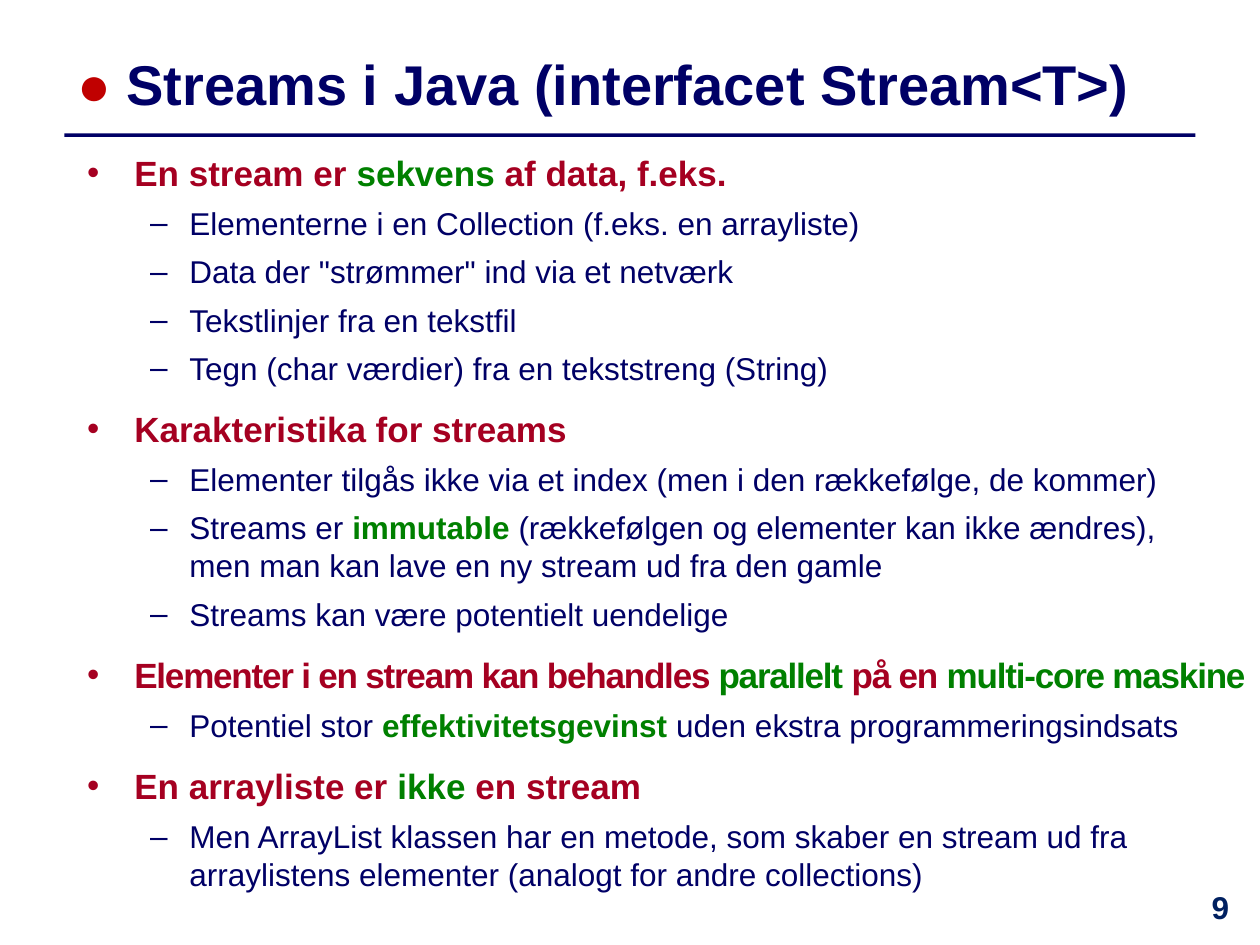
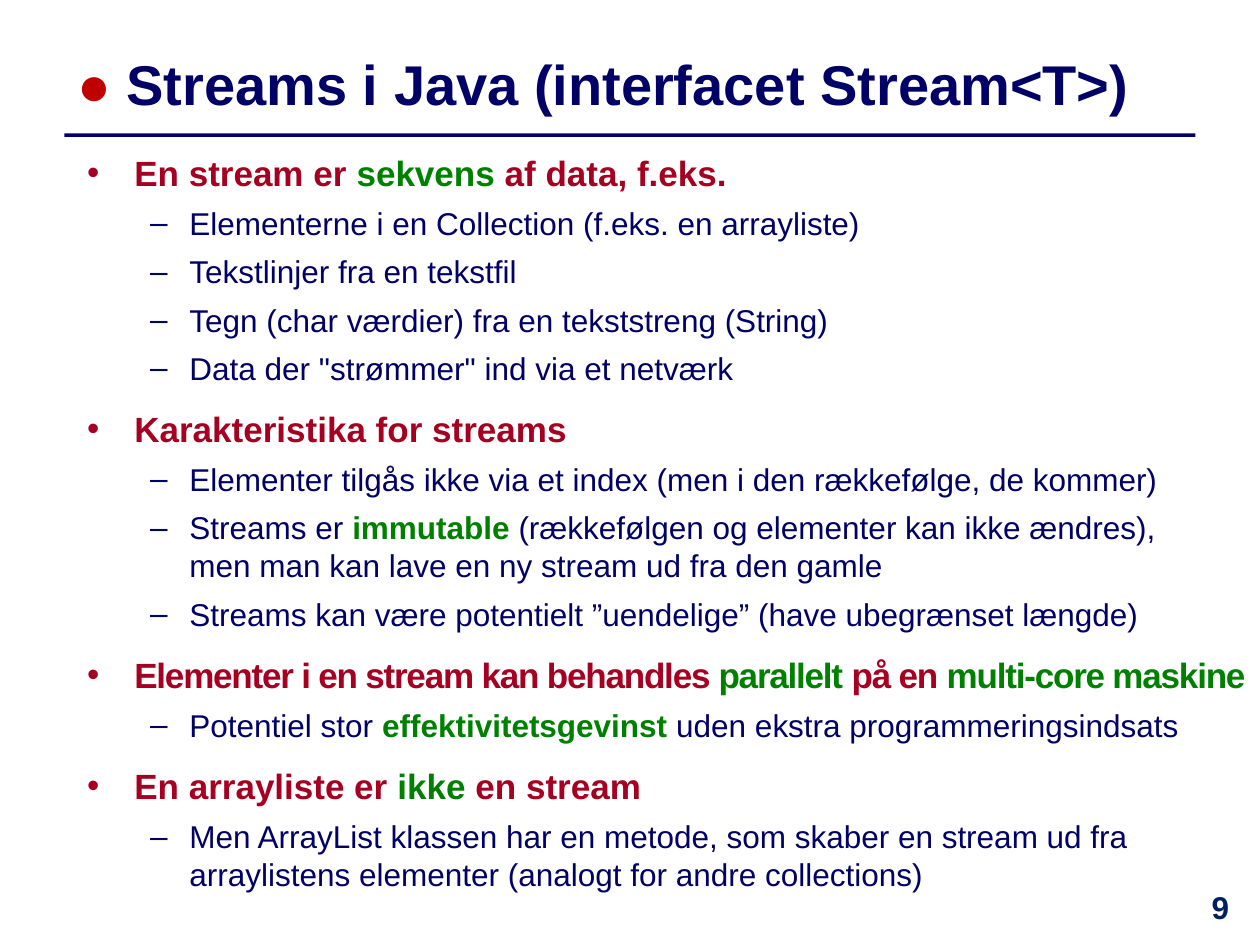
Before and after one commit to IntProgAU/Materiale, a slide deck: slide 9 of web/e22/uge_5b/Slides-Uge5-Torsdag.pptx. Drawn at 1260x945 pixels with LibreOffice and Linux fonts; fonts in the diff are those of the drawing. Boxes give left, top, right and bottom in pixels: in the first picture for what was removed or moved away, otherwise in the second. Text is boxed around its words. In the diff, an @@ line names an element or a change of style, - is before the commit and + after.

```diff
--- a/web/e22/uge_5b/Slides-Uge5-Torsdag.pptx
+++ b/web/e22/uge_5b/Slides-Uge5-Torsdag.pptx
@@ text at (189,260,733,284): paragraph removed @@
-  – Data der "strømmer" ind via et netværk
@@ text at (189,357,733,381): paragraph added @@
+  – Data der "strømmer" ind via et netværk
@@ text at (189,603,1138,632): text changed @@
-  – Streams kan være potentielt uendelige
+  – Streams kan være potentielt ”uendelige” (have ubegrænset længde)
```
Also in this commit, not shown: 16 other slides changed, 1 other file.
